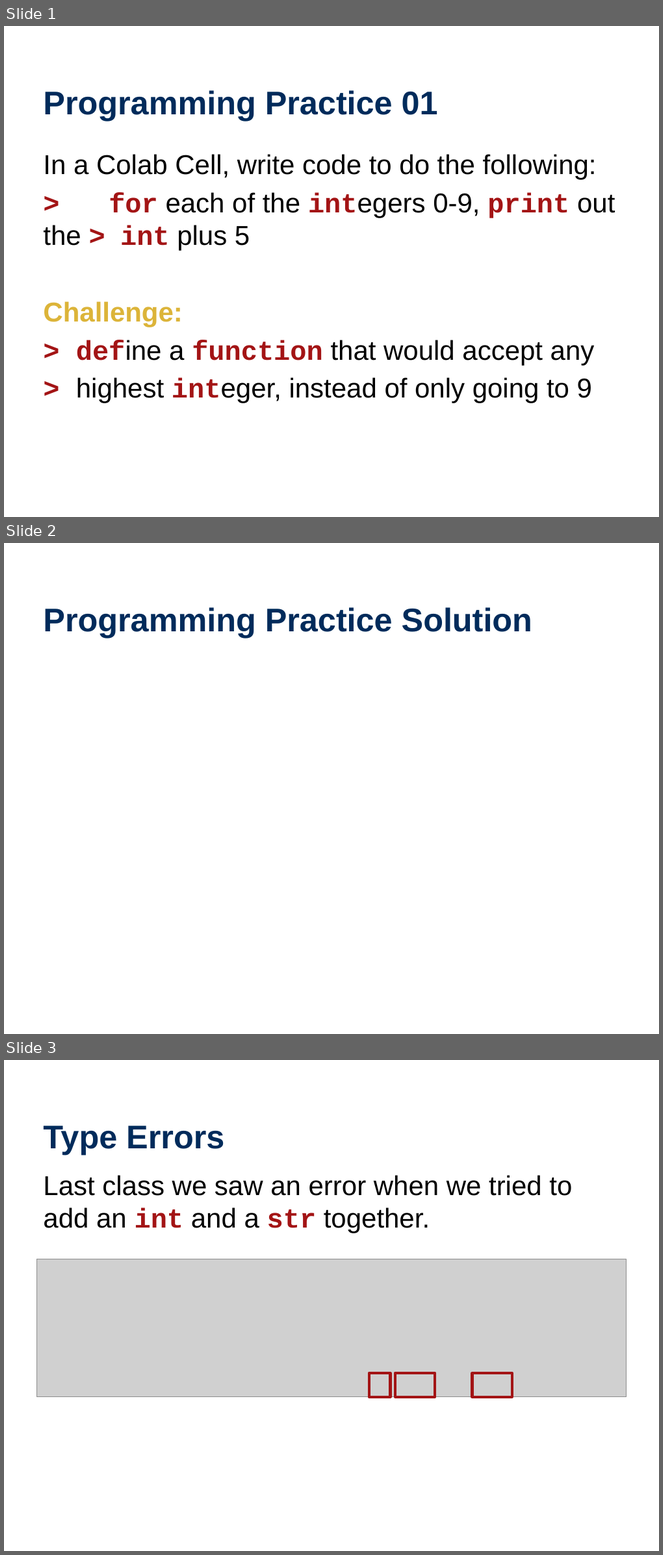
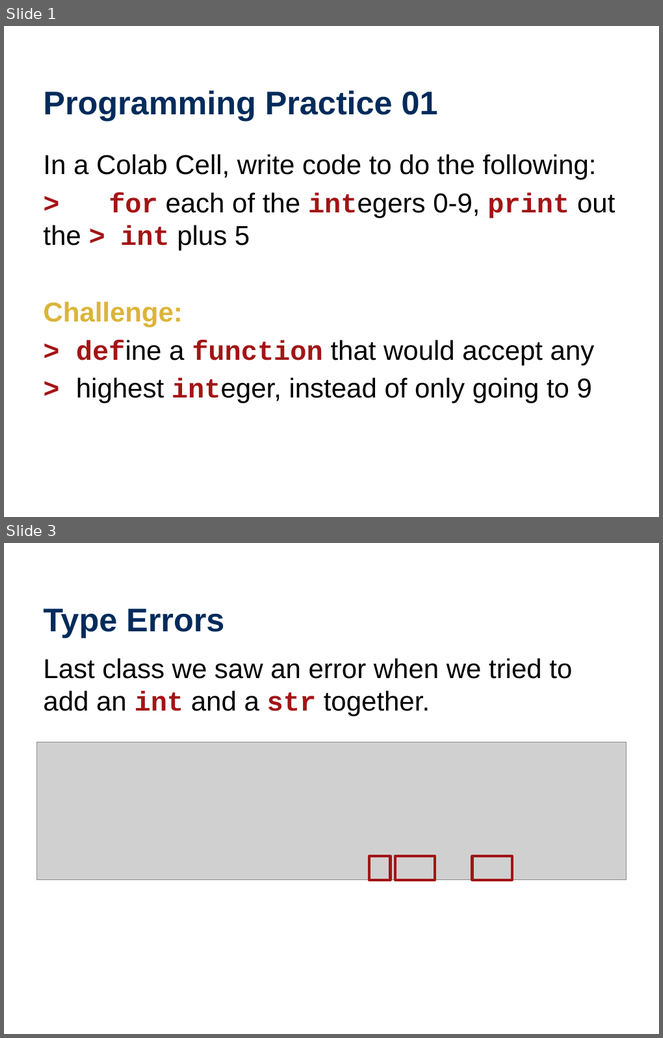
Before and after one commit to wtheisen/nd-cse-10124-lectures, a slide deck: Blank/Lecture_03_ Tokenization.pptx. Shown one above the other, each under a label of ours: slides 1, 2 and 3 before the commit, slides 1 and 3 after it; the slides between them are not shown. The pictures are 663x1555 and 663x1038 pixels, drawn with LibreOffice and Linux fonts; fonts in the diff are those of the drawing; grey boxes stand for pictures. Boxes give left, top, right and bottom in pixels: in the first picture for what was removed or moved away, otherwise in the second. Text is boxed around its words. In the diff, an @@ line names an element or a change of style, - is before the commit and + after.

```diff
--- a/Blank/Lecture_03_ Tokenization.pptx
+++ b/Blank/Lecture_03_ Tokenization.pptx
@@ slide 2 removed at (x1=4, y1=543, x2=659, y2=1034), background #FFFFFF @@
@@ title removed at (x1=43, y1=607, x2=532, y2=637) @@
-Programming Practice Solution
```
Also in this commit, not shown: 6 slides changed, 9 slides added, 5 other slides removed, 3 other files.
